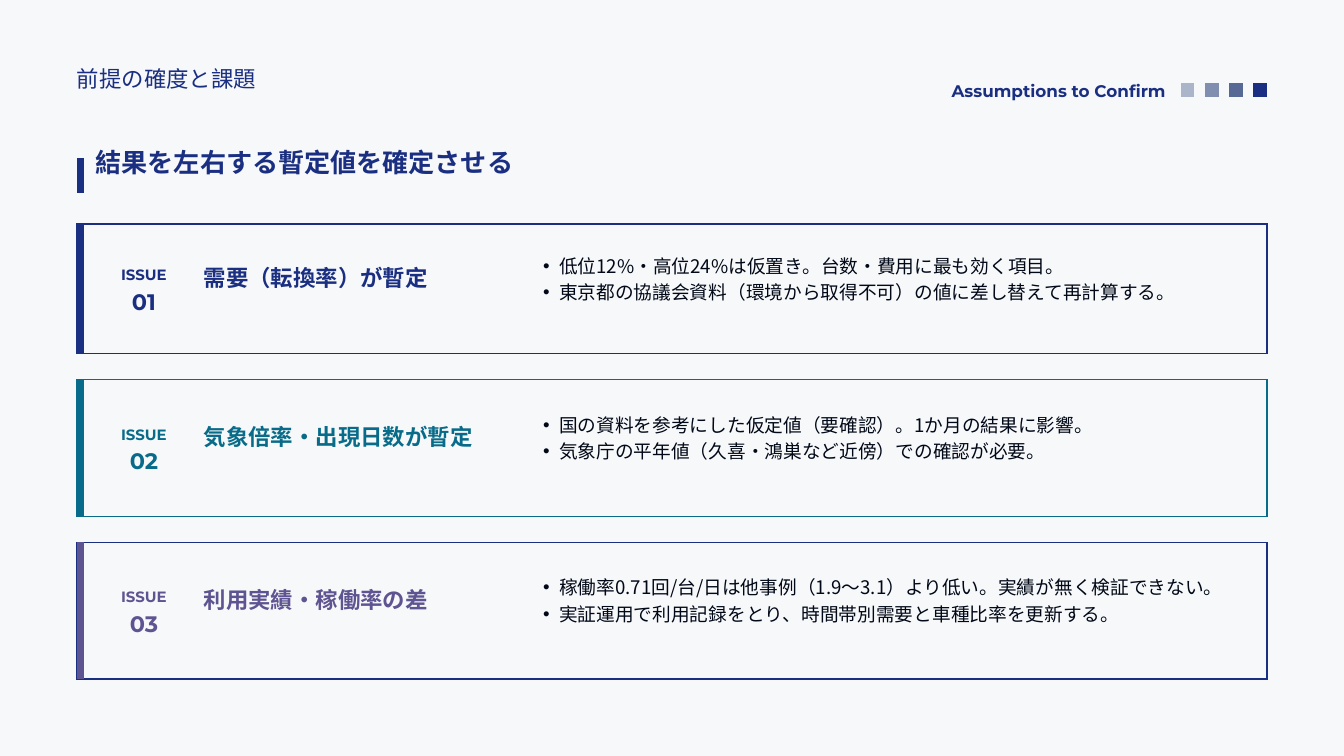
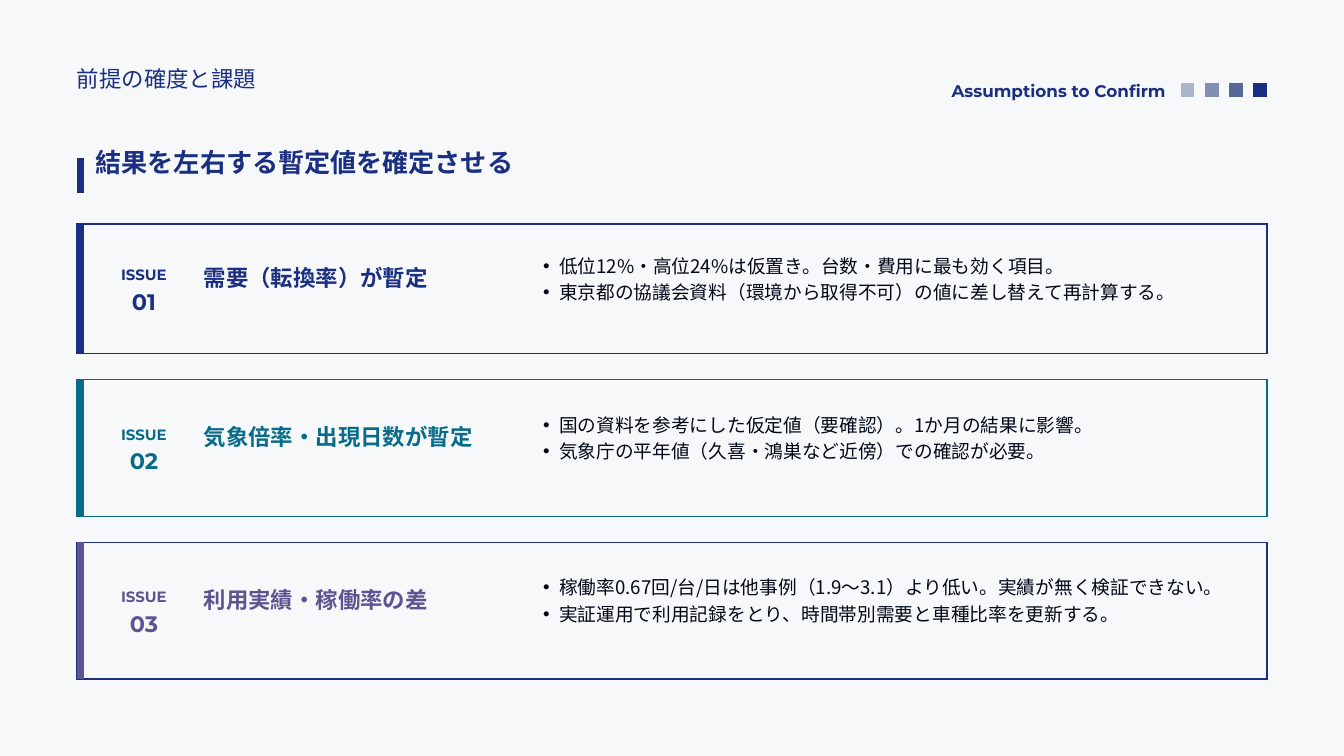
Before and after one commit to saigaeno-cmd/mikuri_sim, a slide deck: slide 19 of data/output/study/報告_モビリティシェア検討.pptx (slide 17 before the commit). Drawn at 1344x756 pixels with LibreOffice and Linux fonts; fonts in the diff are those of the drawing. Boxes give left, top, right and bottom in pixels: in the first picture for what was removed or moved away, otherwise in the second. Text is boxed around its words. In the diff, an @@ line names an element or a change of style, - is before the commit and + after.

```diff
--- a/data/output/study/報告_モビリティシェア検討.pptx
+++ b/data/output/study/報告_モビリティシェア検討.pptx
@@ text at box(559, 578, 1223, 598): text changed @@
-  • 稼働率0.71回/台/日は他事例（1.9〜3.1）より低い。実績が無く検証できない。
+  • 稼働率0.67回/台/日は他事例（1.9〜3.1）より低い。実績が無く検証できない。
```
Also in this commit, not shown: 21 other slides changed, 2 slides added, 7 other files.
